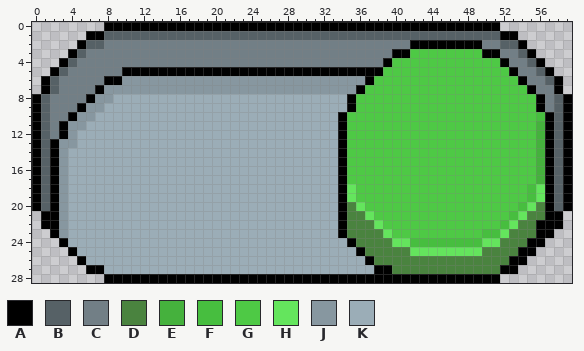
Pixel-art sprite -- Build/assets/tex/b_switch_on.png. Above is the file before it was changed.
The file is 60x29 pixels.
Palette (. is transparent): A #000000  B #566166  C #727f86  D #4a833f  E #45b13d  F #47be3f  G #4ec945  H #64e55d  J #8797a0  K #9badb7
Pixels before, first column x 0:
 0 ........AAAAAAAAAAAAAAAAAAAAAAAAAAAAAAAAAAAAAAAAAAAA........
 1 ......AABBBBBBBBBBBBBBBBBBBBBBBBBBBBBBBBBBBBBBBBBBBBAA......
 2 .....ABBCCCCCCCCCCCCCCCCCCCCCCCCCCCCCCCCCCAAAAAAAACCBBA.....
 3 ....ABCCCCCCCCCCCCCCCCCCCCCCCCCCCCCCCCCCAAGGGGGGGGAACCBA....
 4 ...ABCCCCCCCCCCCCCCCCCCCCCCCCCCCCCCCCCCAGGGGGGGGGGGGACCBA...
 5 ..ABCCCCCCAAAAAAAAAAAAAAAAAAAAAAAAAAAAAGGGGGGGGGGGGGGACCBA..
 6 .ABCCCCCAAJJJJJJJJJJJJJJJJJJJJJJJJJJJAGGGGGGGGGGGGGGGGACCBA.
 7 .ABCCCCAJJJJJJJJJJJJJJJJJJJJJJJJJJJJAGGGGGGGGGGGGGGGGGGACCA.
 8 ABCCCCAJJKKKKKKKKKKKKKKKKKKKKKKKKKKAGGGGGGGGGGGGGGGGGGGGACBA
 9 ABCCCAJJKKKKKKKKKKKKKKKKKKKKKKKKKKKAGGGGGGGGGGGGGGGGGGGGACBA
10 ABCCAJJKKKKKKKKKKKKKKKKKKKKKKKKKKKAGGGGGGGGGGGGGGGGGGGGGFABA
11 ABCAJJKKKKKKKKKKKKKKKKKKKKKKKKKKKKAGGGGGGGGGGGGGGGGGGGGGEABA
12 ABCAJKKKKKKKKKKKKKKKKKKKKKKKKKKKKKAGGGGGGGGGGGGGGGGGGGGGEABA
13 ABAJJKKKKKKKKKKKKKKKKKKKKKKKKKKKKKAGGGGGGGGGGGGGGGGGGGGGEABA
14 ABAJKKKKKKKKKKKKKKKKKKKKKKKKKKKKKKAGGGGGGGGGGGGGGGGGGGGGEABA
15 ABAJKKKKKKKKKKKKKKKKKKKKKKKKKKKKKKAGGGGGGGGGGGGGGGGGGGGGEABA
16 ABAJKKKKKKKKKKKKKKKKKKKKKKKKKKKKKKAGGGGGGGGGGGGGGGGGGGGGEABA
17 ABAJKKKKKKKKKKKKKKKKKKKKKKKKKKKKKKAGGGGGGGGGGGGGGGGGGGGGEABA
18 ABAJKKKKKKKKKKKKKKKKKKKKKKKKKKKKKKAHGGGGGGGGGGGGGGGGGGGFHABA
19 ABAJKKKKKKKKKKKKKKKKKKKKKKKKKKKKKKAHGGGGGGGGGGGGGGGGGGGFHABA
20 ABAJKKKKKKKKKKKKKKKKKKKKKKKKKKKKKKADHGGGGGGGGGGGGGGGGGFHDABA
21 .AAJKKKKKKKKKKKKKKKKKKKKKKKKKKKKKKADDHGGGGGGGGGGGGGGGFHDDAA.
22 .AAJKKKKKKKKKKKKKKKKKKKKKKKKKKKKKKADDDHGGGGGGGGGGGGGFHDDAAA.
23 ..AJKKKKKKKKKKKKKKKKKKKKKKKKKKKKKKADDDDHGGGGGGGGGGFFHDDDAA..
24 ...AKKKKKKKKKKKKKKKKKKKKKKKKKKKKKKKADDDDHHFFFFFFFFHHDDDAA...
25 ....AKKKKKKKKKKKKKKKKKKKKKKKKKKKKKKKADDDDDHHHHHHHHDDDDAA....
26 .....AKKKKKKKKKKKKKKKKKKKKKKKKKKKKKKKADDDDDDDDDDDDDDDAA.....
27 ......AAKKKKKKKKKKKKKKKKKKKKKKKKKKKKKKAADDDDDDDDDDDDAA......
28 ........AAAAAAAAAAAAAAAAAAAAAAAAAAAAAAAAAAAAAAAAAAAA........
After the commit:
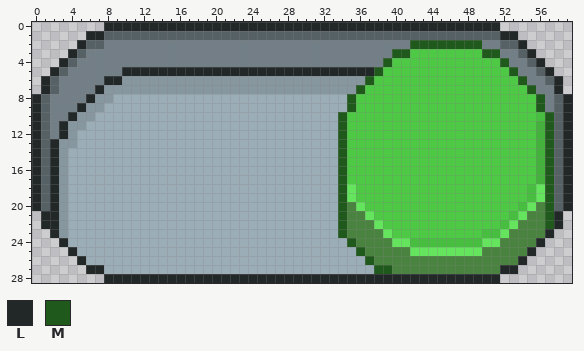
Colours new in this view: L #222728  M #20591c
The exact change:
y 0: x 8..51 AAAAAAAAAAAAAAAAAAAAAAAAAAAAAAAAAAAAAAAAAAAA -> LLLLLLLLLLLLLLLLLLLLLLLLLLLLLLLLLLLLLLLLLLLL
y 1: x 6..7 AA -> LL; x 52..53 AA -> LL
y 2: x 5 A -> L; x 42..49 AAAAAAAA -> MMMMMMMM; x 54 A -> L
y 3: x 4 A -> L; x 40..41 AA -> MM; x 50..51 AA -> MM; x 55 A -> L
y 4: x 3 A -> L; x 39 A -> M; x 52 A -> M; x 56 A -> L
y 5: x 2 A -> L; x 10..38 AAAAAAAAAAAAAAAAAAAAAAAAAAAAA -> LLLLLLLLLLLLLLLLLLLLLLLLLLLLM; x 53 A -> M; x 57 A -> L
y 6: x 1 A -> L; x 8..9 AA -> LL; x 37 A -> M; x 54 A -> M; x 58 A -> L
y 7: x 1 A -> L; x 7 A -> L; x 36 A -> M; x 55 A -> M; x 58 A -> L
y 8: x 0 A -> L; x 6 A -> L; x 35 A -> M; x 56 A -> M; x 59 A -> L
y 9: x 0 A -> L; x 5 A -> L; x 35 A -> M; x 56 A -> M; x 59 A -> L
y 10: x 0 A -> L; x 4 A -> L; x 34 A -> M; x 57 A -> M; x 59 A -> L
y 11..12: x 0 A -> L; x 3 A -> L; x 34 A -> M; x 57 A -> M; x 59 A -> L
y 13..20: x 0 A -> L; x 2 A -> L; x 34 A -> M; x 57 A -> M; x 59 A -> L
y 21: x 1..2 AA -> LL; x 34 A -> M; x 57..58 AA -> ML
y 22: x 1..2 AA -> LL; x 34 A -> M; x 56..58 AAA -> DML
y 23: x 2 A -> L; x 34 A -> M; x 56..57 AA -> DL
y 24: x 3 A -> L; x 35 A -> M; x 55..56 AA -> DL
y 25: x 4 A -> L; x 36 A -> M; x 54..55 AA -> DL
y 26: x 5 A -> L; x 37 A -> M; x 53..54 AA -> DL
y 27: x 6..7 AA -> LL; x 38..39 AA -> MM; x 52..53 AA -> LL
y 28: x 8..51 AAAAAAAAAAAAAAAAAAAAAAAAAAAAAAAAAAAAAAAAAAAA -> LLLLLLLLLLLLLLLLLLLLLLLLLLLLLLLLLLLLLLLLLLLL
